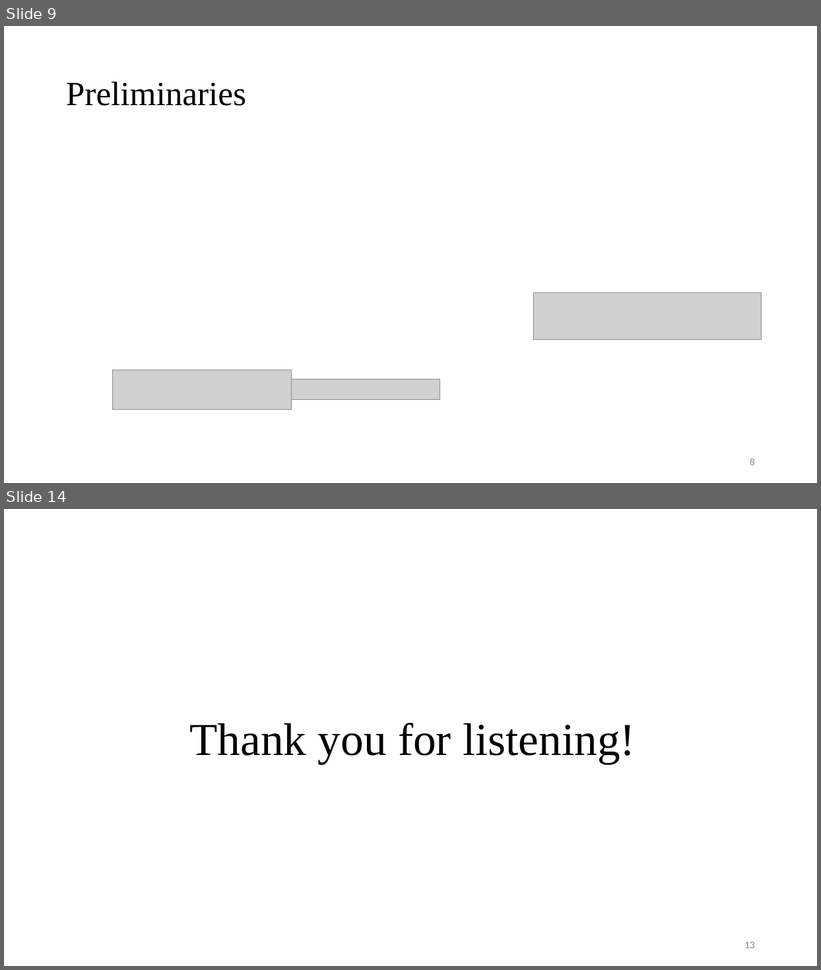
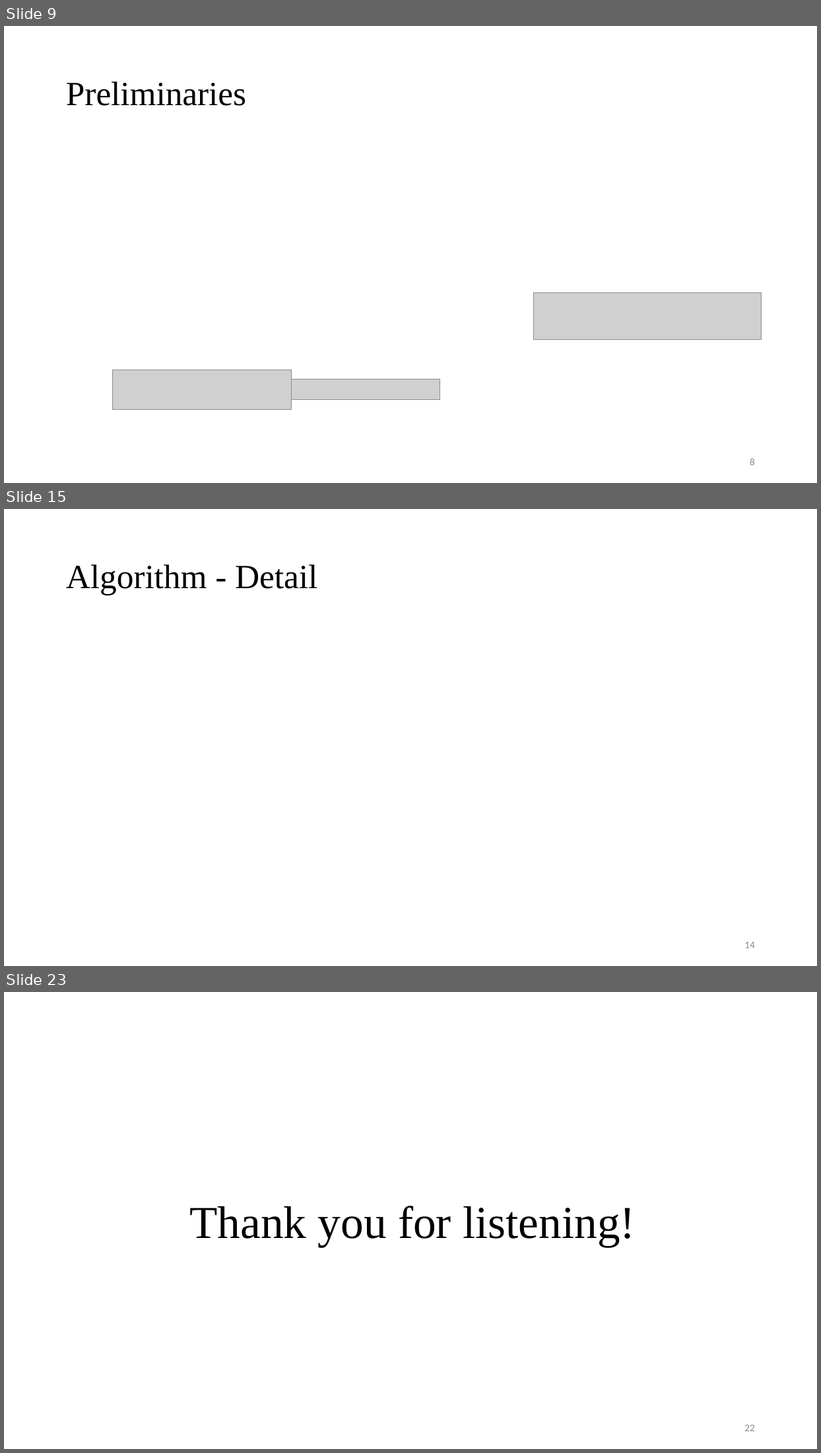
Before and after one commit to Pacific-Feng-Studuies/Studied-Papers, a slide deck: DAC2024/KOSIM/KOSIM A Knowledge-oriented Derivative-free Subspace Method Based on Inexact Model for Inverse Lithography Problems.pptx. Shown one above the other, each under a label of ours: slides 9 and 14 before the commit, slides 9, 15 and 23 after it; the slides between them are not shown. The pictures are 821x970 and 821x1453 pixels, drawn with LibreOffice and Linux fonts; fonts in the diff are those of the drawing; grey boxes stand for pictures. Boxes give left, top, right and bottom in pixels: in the first picture for what was removed or moved away, otherwise in the second. Text is boxed around its words. In the diff, an @@ line names an element or a change of style, - is before the commit and + after.

```diff
--- a/DAC2024/KOSIM/KOSIM A Knowledge-oriented Derivative-free Subspace Method Based on Inexact Model for Inverse Lithography Problems.pptx
+++ b/DAC2024/KOSIM/KOSIM A Knowledge-oriented Derivative-free Subspace Method Based on Inexact Model for Inverse Lithography Problems.pptx
@@ slide 15 added at box(4, 509, 817, 966), background #FFFFFF @@
@@ title added at box(66, 564, 318, 595), 40 pt, text #000000 @@
+Algorithm - Detail
@@ page number added at box(745, 942, 755, 949), 12 pt, text #8C8C8C @@
+14
@@ what was slide 14 is now slide 23 @@
@@ page number at box(745, 1425, 755, 1432): text changed @@
-13
+22
```
Also in this commit, not shown: 3 slides changed, 8 other slides added, 1 other file.
